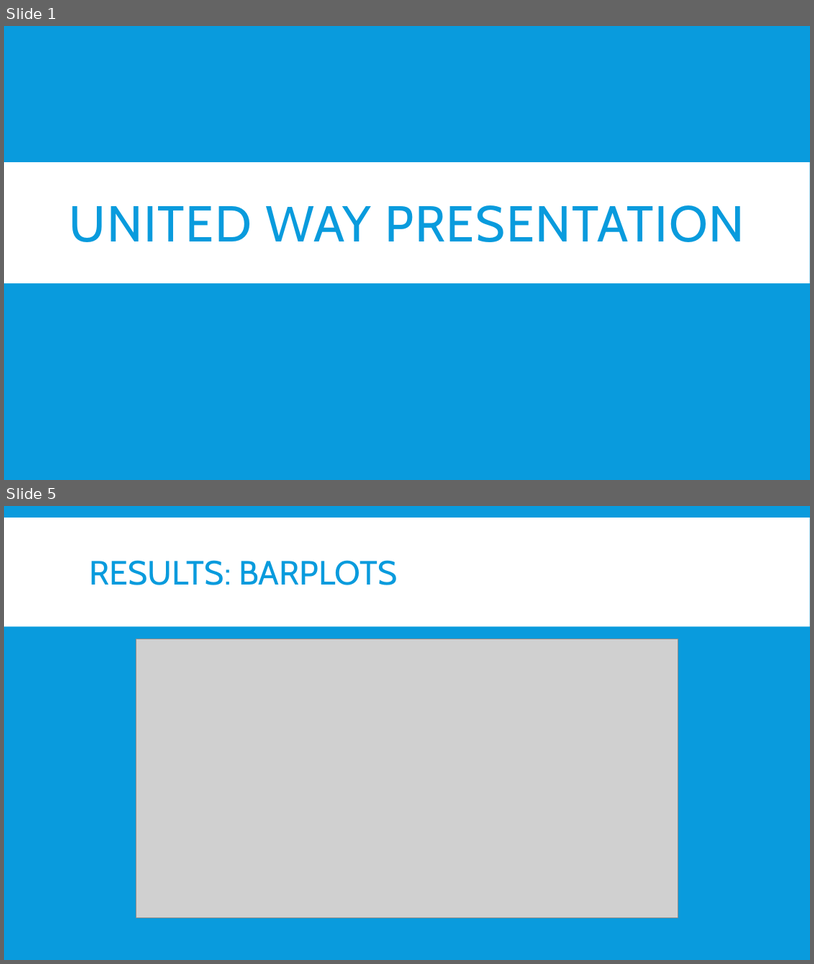
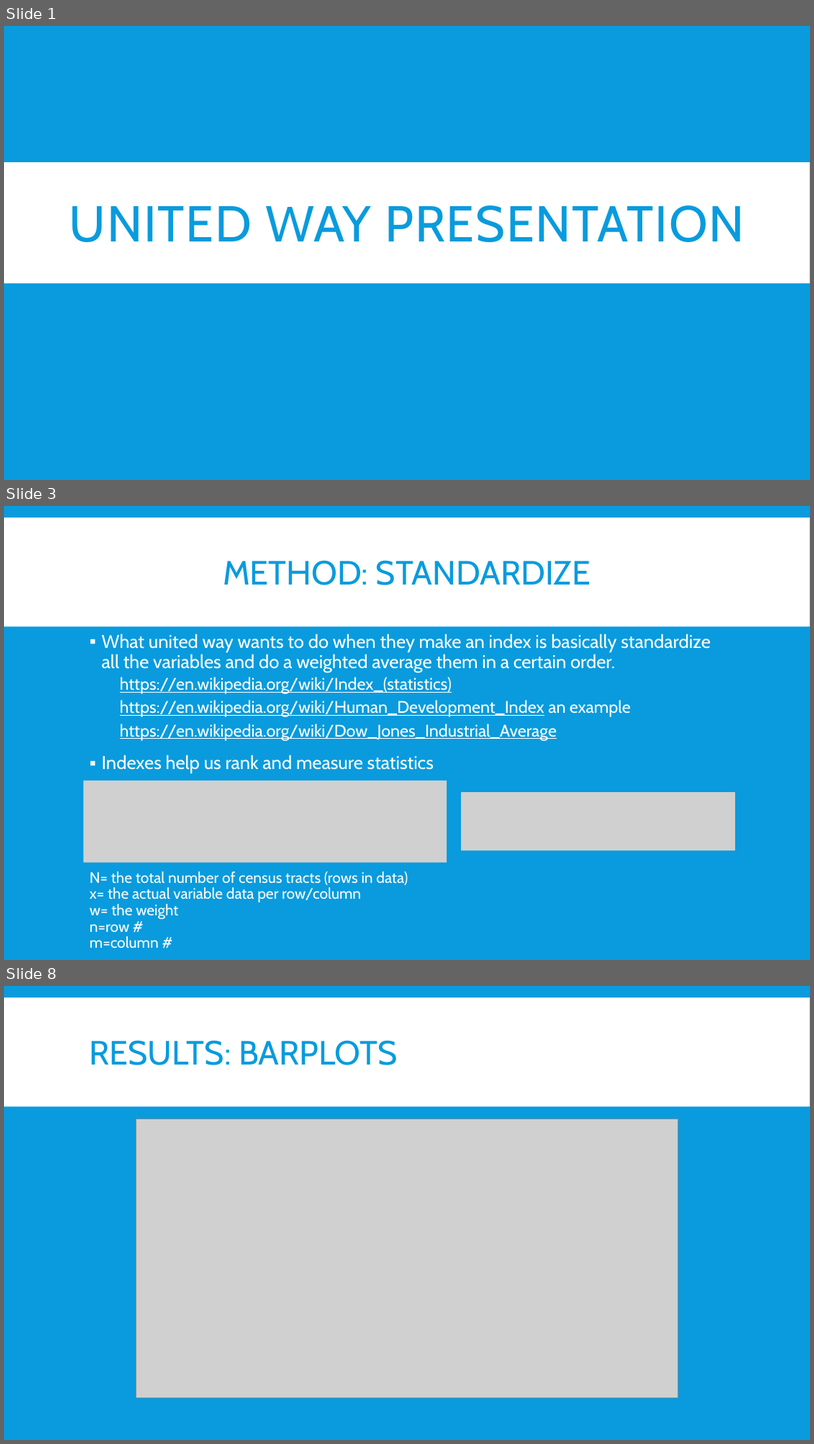
Before and after one commit to mlane3/unitedway, a slide deck: United Way.pptx. Shown one above the other, each under a label of ours: slides 1 and 5 before the commit, slides 1, 3 and 8 after it; the slides between them are not shown. The pictures are 814x964 and 814x1444 pixels, drawn with LibreOffice and Linux fonts; fonts in the diff are those of the drawing; grey boxes stand for pictures. Boxes give left, top, right and bottom in pixels: in the first picture for what was removed or moved away, otherwise in the second. Text is boxed around its words. In the diff, an @@ line names an element or a change of style, - is before the commit and + after.

```diff
--- a/United Way.pptx
+++ b/United Way.pptx
@@ slide 3 added at bbox=[4, 506, 810, 960], background #099BDD; not listed: 1 template element that a slide beside it also shows @@
@@ title added at bbox=[223, 560, 591, 585], 40 pt, text #099BDD @@
+METHOD: STANDARDIZE
@@ text added at bbox=[90, 633, 711, 932], 20 pt, text #FFFFFF @@
+▪ What united way wants to do when they make an index is basically standardize all the variables and do a weighted average them in a certain order.
+  https://en.wikipedia.org/wiki/Index_(statistics)
+  https://en.wikipedia.org/wiki/Human_Development_Index an example
+  https://en.wikipedia.org/wiki/Dow_Jones_Industrial_Average
+▪ Indexes help us rank and measure statistics
+N= the total number of census tracts (rows in data)
+x= the actual variable data per row/column
+w= the weight
+n=row #
+m=column #
@@ picture added at bbox=[84, 780, 448, 862] @@
@@ picture added at bbox=[461, 792, 736, 851] @@
@@ what was slide 5 is now slide 8 @@
```
Also in this commit, not shown: 5 slides changed, 2 other slides added, 2 slides removed.
